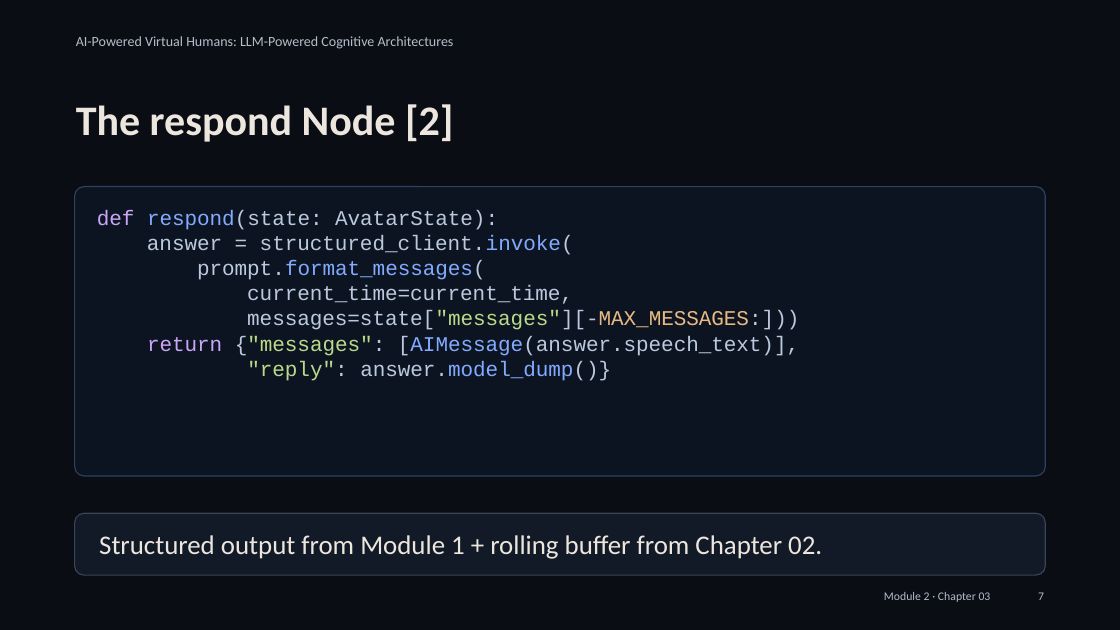
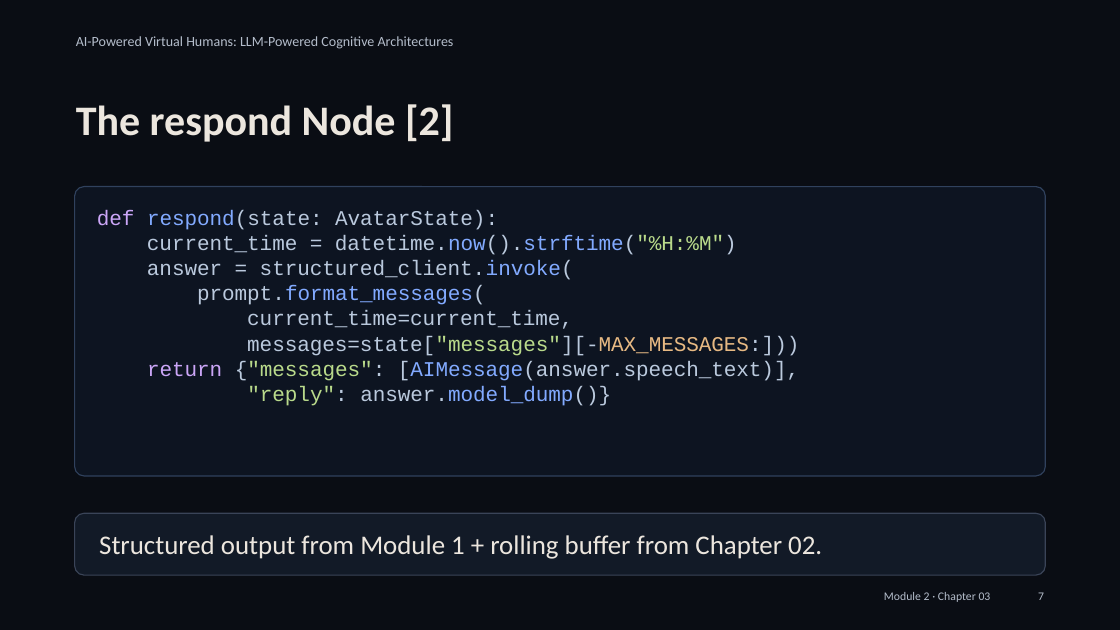
Before and after one commit to alessandropec/virtual-humans-cognitive-architectures, a slide deck: slide 7 of virtual_human_course/Module_2/Chapter_03/Slides/Module_2_Chapter_03_Integration_with_the_Virtual_Human.pptx. Drawn at 1120x630 pixels with LibreOffice and Linux fonts; fonts in the diff are those of the drawing. Boxes give left, top, right and bottom in pixels: in the first picture for what was removed or moved away, otherwise in the second. Text is boxed around its words. In the diff, an @@ line names an element or a change of style, - is before the commit and + after.

```diff
--- a/virtual_human_course/Module_2/Chapter_03/Slides/Module_2_Chapter_03_Integration_with_the_Virtual_Human.pptx
+++ b/virtual_human_course/Module_2/Chapter_03/Slides/Module_2_Chapter_03_Integration_with_the_Virtual_Human.pptx
@@ text at (x1=147, y1=235, x2=737, y2=255): paragraph added @@
+current_time = datetime.now().strftime("%H:%M")
```
Also in this commit, not shown: 4 other slides changed, 17 other files.
